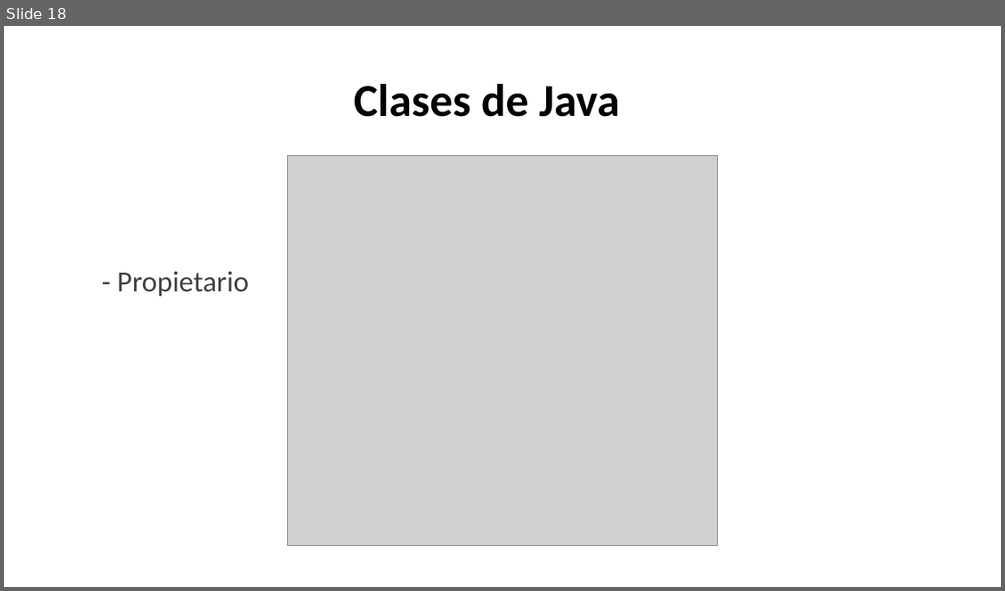
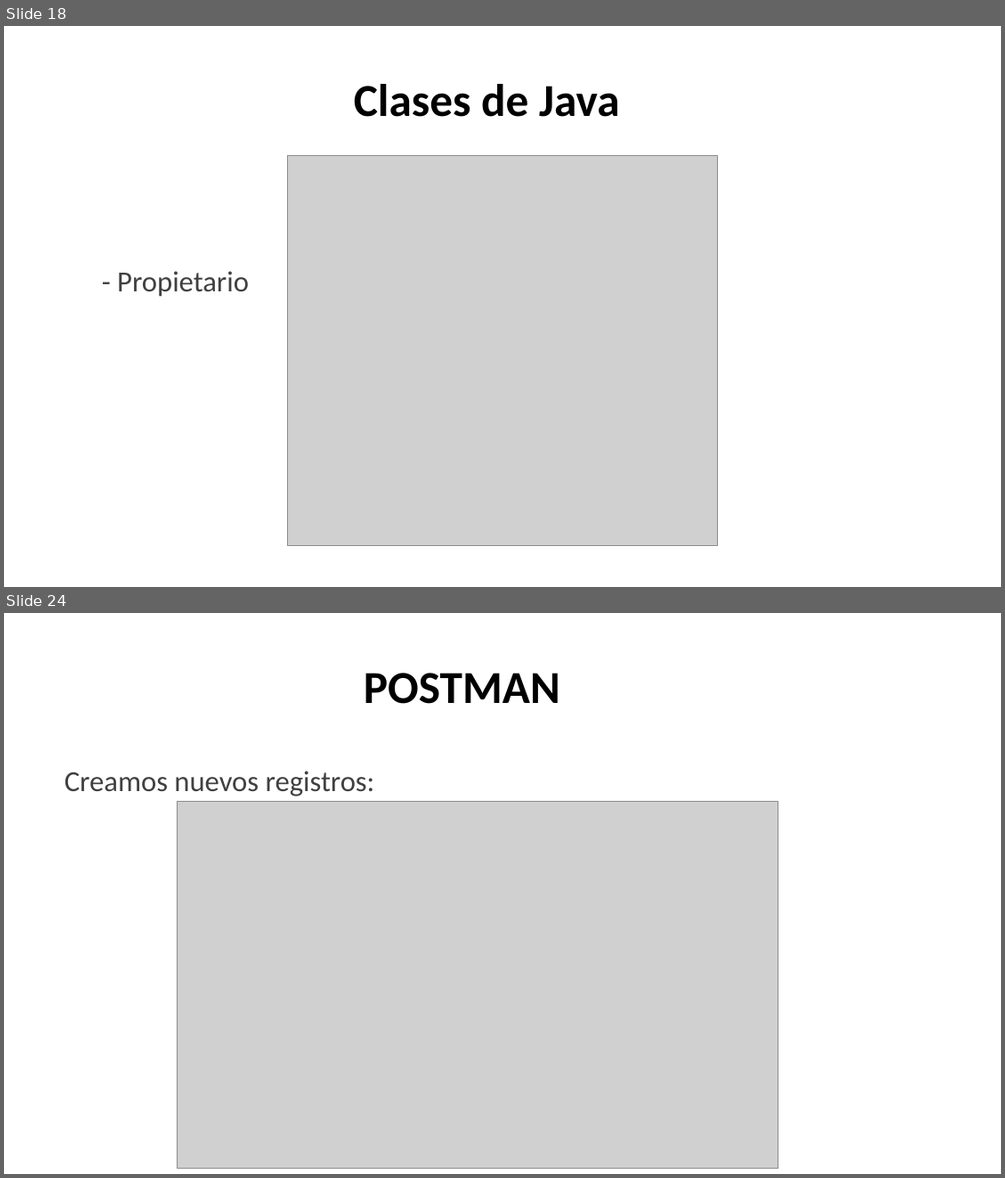
Before and after one commit to Peypa0512/Proyecto_Final, a slide deck: Presentación proyecto.pptx. Shown one above the other, each under a label of ours: slide 18 before the commit, slides 18 and 24 after it; the slides between them are not shown. The pictures are 1005x591 and 1005x1178 pixels, drawn with LibreOffice and Linux fonts; fonts in the diff are those of the drawing; grey boxes stand for pictures. Boxes give left, top, right and bottom in pixels: in the first picture for what was removed or moved away, otherwise in the second. Text is boxed around its words. In the diff, an @@ line names an element or a change of style, - is before the commit and + after.

```diff
--- a/Presentación proyecto.pptx
+++ b/Presentación proyecto.pptx
@@ slide 24 added at [4,613,1001,1174], background #FFFFFF @@
@@ title added at [364,673,560,704], 44 pt, text #000000, bold @@
+POSTMAN
@@ text added at [65,771,375,796], 28 pt, text #404040 @@
+Creamos nuevos registros:
@@ picture added at [177,802,778,1168] @@
```
Also in this commit, not shown: 2 slides changed, 9 other slides added, 11 other files.
